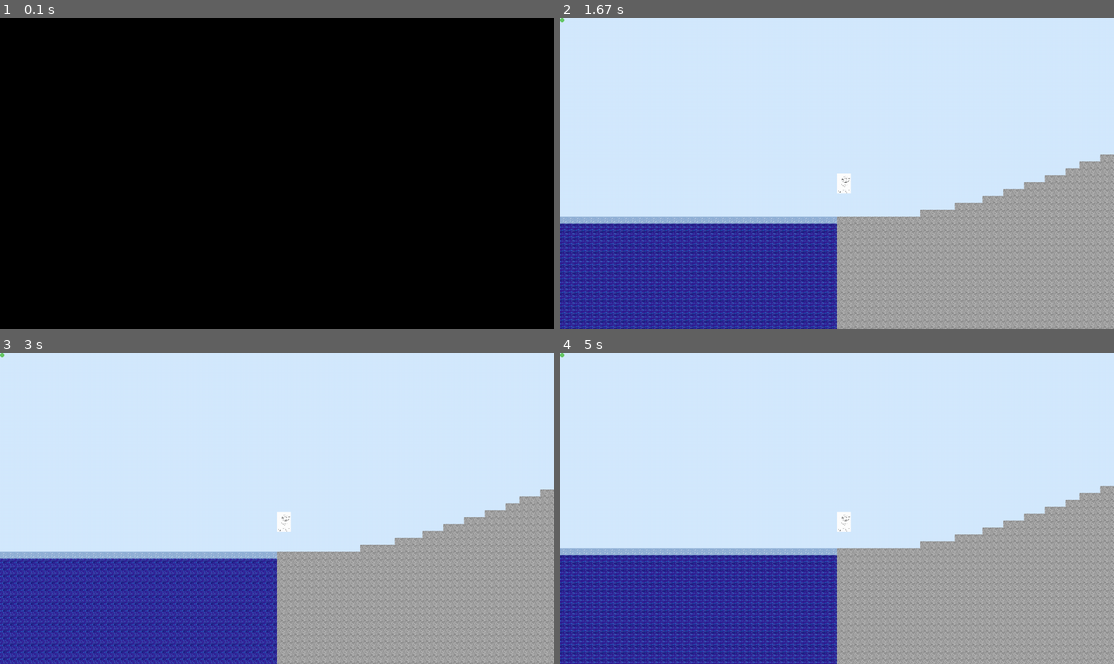
Above: before the commit, frames 1-4 (two rows, left to right).
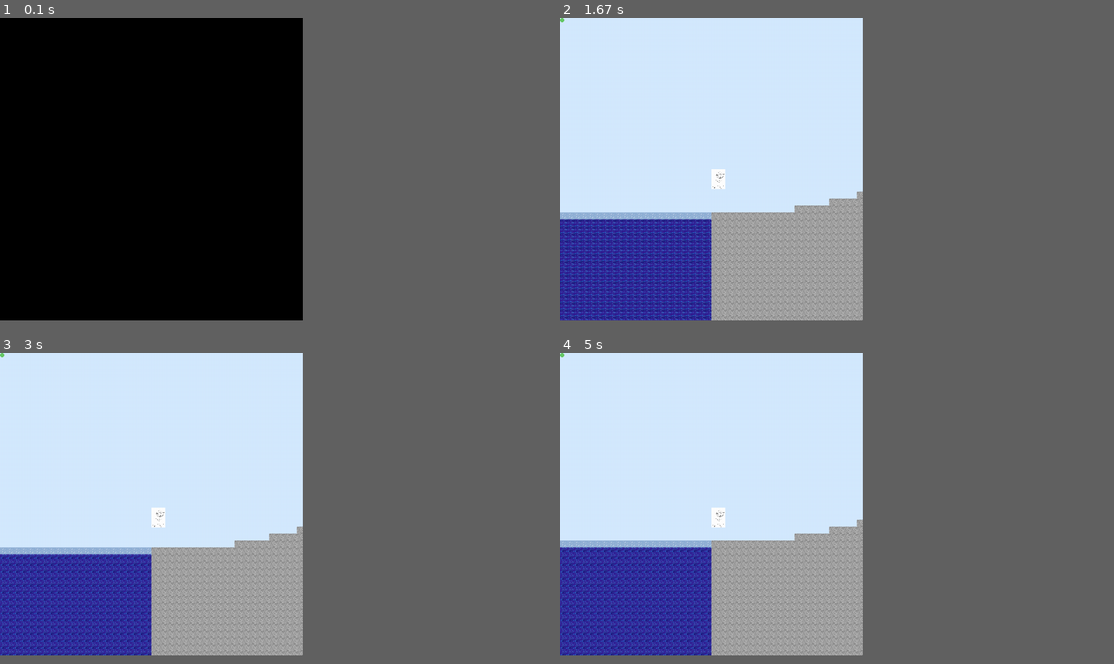
Above: after the commit, the same moments.

Repository: HyperRays/minecraft-from-wish
Game: pygame game, started from game-logic/main.py
The game is run twice, just before and just after one commit, with the same random seed, the same clock (stepped at 60 frames per second) and the same inputs.
Inputs:
- Up to frame 1 (0.1 s): no input
- Up to frame 2 (1.67 s): no input
- Up to frame 3 (3 s): no input
- Up to frame 4 (5 s): no input
In our replay, the window is 900x506 before the commit and 492x492 after it. These sizes can differ from the game's own. Grey fills any space a smaller window leaves; there, only what the larger window draws over its background counts as a difference.

The runs differ from the first frame. In frame 1, only the window size differs. In frame 2, 35% of the frame differs, in the area x 0-100%, y 43-100%; in frame 3, 35%; in frame 4, 36%, in the area x 0-100%, y 42-100%.

Commit message:
'Merge' from branch 'pyglet' into main

Diff:
--- a/assets/config/player.toml
+++ b/assets/config/player.toml
@@ -1,5 +1,4 @@
 player-speed = 10
-
 
 [dimensions]
 height = 32
--- a/game-logic/blocks.py
+++ b/game-logic/blocks.py
@@ -38,6 +38,7 @@
             case Material.WATER: return Water
             case Material.STONE: return Stone
             case Material.SNOW: return Snow
+            case Material.DIRT: return Dirt
 
     @staticmethod
     def __compat_map(material):
@@ -186,7 +187,8 @@
     graphics.create_layer("grass_layer")
 
     # grass should be in front of the player
-    async def pygame_render(self, *_):
+    async def pygame_render(self, x,y, chunk_intermediate_layer: pygame.Surface):
+        chunk_intermediate_layer.fill((0,0,0,0), Rect(x*BLOCK_DIMENSIONS[0], y*BLOCK_DIMENSIONS[1], BLOCK_DIMENSIONS[0], BLOCK_DIMENSIONS[1]))
         graphics.layers["grass_layer"].blit(self.texture, camera.screen_position(self.position).into_tuple())
 
 class Dirt(Square, load_block_properties("dirt.toml")):
--- a/game-logic/chunk_manager.py
+++ b/game-logic/chunk_manager.py
@@ -70,10 +70,10 @@
     def set_all(self):
         self._renderables = list(self._chunk_dict.values())
 
-    def save(self):
+    def save(self, path):
         _chunk_dict_save = dict((key,item.save()) for (key,item) in self._chunk_dict.items())
         # will change this after adding gui
-        with open("test.world", "wb") as f:
+        with open(path, "wb") as f:
             pickle.dump(_chunk_dict_save, f, protocol=pickle.HIGHEST_PROTOCOL)
 
     def redefine(self, other):
@@ -81,10 +81,10 @@
         self._renderables = []
 
     @classmethod
-    def load(cls):
+    def load(cls, path: str):
 
         self = cls.__new__(cls)
-        with open("test.world", "rb") as f:
+        with open(path, "rb") as f:
             _chunk_dict_save: dict[vec2d, Chunk] = pickle.load(f)
         self._chunk_dict = dict((key,Chunk.load(item)) for (key,item) in _chunk_dict_save.items())
         self._renderables = []
--- a/game-logic/main.py
+++ b/game-logic/main.py
@@ -16,11 +16,11 @@
 
 Background()
 player = Player(vec2d(0,100))
-
 mouse = Mouse()
 
 # graphics.set_render_layers(["bg", "chunks_layer",  "player_layer", "grass_layer", "mouse_layer", "chunks_debug", "player_debug_layer", "mouse_debug_layer"])
 graphics.set_render_layers(["bg","chunks_layer", "player_layer", "grass_layer", "mouse_layer"])
+
 graphics.create_layer("bg")
 graphics.layers["bg"].fill((0,0,100))
 window.run()
--- a/game-logic/mouse.py
+++ b/game-logic/mouse.py
@@ -17,6 +17,7 @@
             if type(obj) == Player:
                 self.player = obj
 
+        self.current_mat = Material.AIR
 
         #hide the cursor
         #https://stackoverflow.com/a/40628090
@@ -30,6 +31,8 @@
 
         self = cls.__new__(cls)
         self.collider = Point(vec2d(0,0))
+
+        self.current_mat = Material.AIR
 
         for obj in self.objects:
             if type(obj) == Player:
@@ -51,7 +54,7 @@
         pygame.draw.polygon(self.mouse_debug_layer, (40,150,250) , [ camera.screen_position(tmp_outline.b).into_tuple(), camera.screen_position(tmp_outline.a).into_tuple(), camera.screen_position(tmp_outline.c).into_tuple(), camera.screen_position(tmp_outline.d).into_tuple()], width = 2)
 
 
-    async def input(self, _):
+    async def input(self, key):
         #update all the mouse events (update which keys have been pressed)
         pygame.event.get()
         #get the mouse position and set the pointer (dot) positon
@@ -69,6 +72,23 @@
         chunk_coord: vec2d = chunk_manager.find_chunk_pos(self.collider.a + vec2d(0, CHUNK_DIMENSIONS[1]), vec2d(true_chunksize_width, true_chunksize_height))
         self.chunk: Chunk = chunk_manager.get_chunk(chunk_coord)
 
+        if key[store.characters["1"]]:
+            self.current_mat = Material.DIRT
+        elif key[store.characters["2"]]:
+            self.current_mat = Material.GRASS
+        elif key[store.characters["3"]]:
+            self.current_mat = Material.ICE
+        elif key[store.characters["4"]]:
+            self.current_mat = Material.SAND
+        elif key[store.characters["5"]]:
+            self.current_mat = Material.SNOW
+        elif key[store.characters["6"]]:
+            self.current_mat = Material.STONE
+        elif key[store.characters["7"]]:
+            self.current_mat = Material.WATER
+        elif key[store.characters["escape"]]:
+            self.current_mat = Material.AIR
+
         if not intersect(self.collider, self.player.collider):
             # go through every block in the chunk and find which one the mouse is on
             for x,obj_x in enumerate(self.chunk.internal_objects):
@@ -78,7 +98,8 @@
                             obj.render_collision_detected()
                             #set the block to something else if the mouse is pressed
                             if mouse_down_left:
-                                self.chunk.set(vec2d(x,y), Ice(obj.position))
+                                # print(Material.map(self.current_mat), bin(self.current_mat))
+                                self.chunk.set(vec2d(x,y), Material.map(self.current_mat)(obj.position))
                             if mouse_down_right and obj.mineable:
                                 self.chunk.set(vec2d(x,y), Air(obj.position))
 
--- a/game-logic/player.py
+++ b/game-logic/player.py
@@ -128,14 +128,12 @@
                 self.force.x = 0
 
         self.force.x = self.force.x * self.speed_mutiplier
-
         # "continuous collision detection" kind of
         displacement = sum(self.furthest_dist.values(), start= vec2d(0,0))
 
         # adds force to player
         self.position += self.force
         self.force.y -= displacement.y
-
 
         #finds in which chunk the player is in through the chunk manager
         true_chunksize_width = BLOCK_DIMENSIONS[0] * CHUNK_DIMENSIONS[0]
@@ -194,7 +192,6 @@
             Directions.right: vec2d(0,0)
         }
 
-
         for chunk in self.chunks:
             for x,obj_x in enumerate(chunk.internal_objects):
                 for y,obj in enumerate(obj_x):
@@ -252,12 +249,12 @@
 
         if keys[self.characters["v"]]:
             print("saving")
-            self.chunk_mgr.save()
+            self.chunk_mgr.save(input("path to file: "))
 
 
         if keys[self.characters["l"]]:
             print("loading")
-            chunk_manager.redefine(ChunkManager.load())
+            chunk_manager.redefine(ChunkManager.load(input("path to file: ")))
 
             #finds in which chunk the player is in through the cunk manager
             true_chunksize_width = BLOCK_DIMENSIONS[0] * CHUNK_DIMENSIONS[0]
--- a/game-logic/startup.py
+++ b/game-logic/startup.py
@@ -10,7 +10,7 @@
 
 from helper_functions import *
 # initialize the window
-window.init(WINDOW_DIMENSIONS,"test chunk mgr", fullscreen=True)
+window.init(WINDOW_DIMENSIONS,"test chunk mgr", fullscreen=False)
 
 texture_handler = TextureHandler()
 
